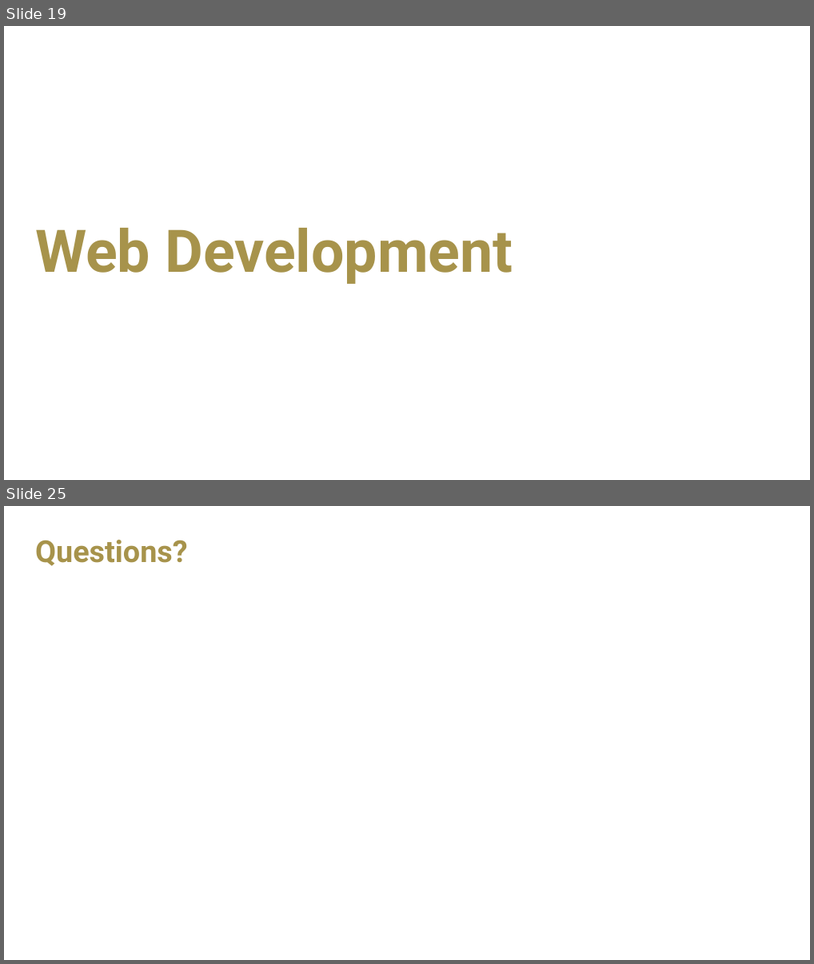
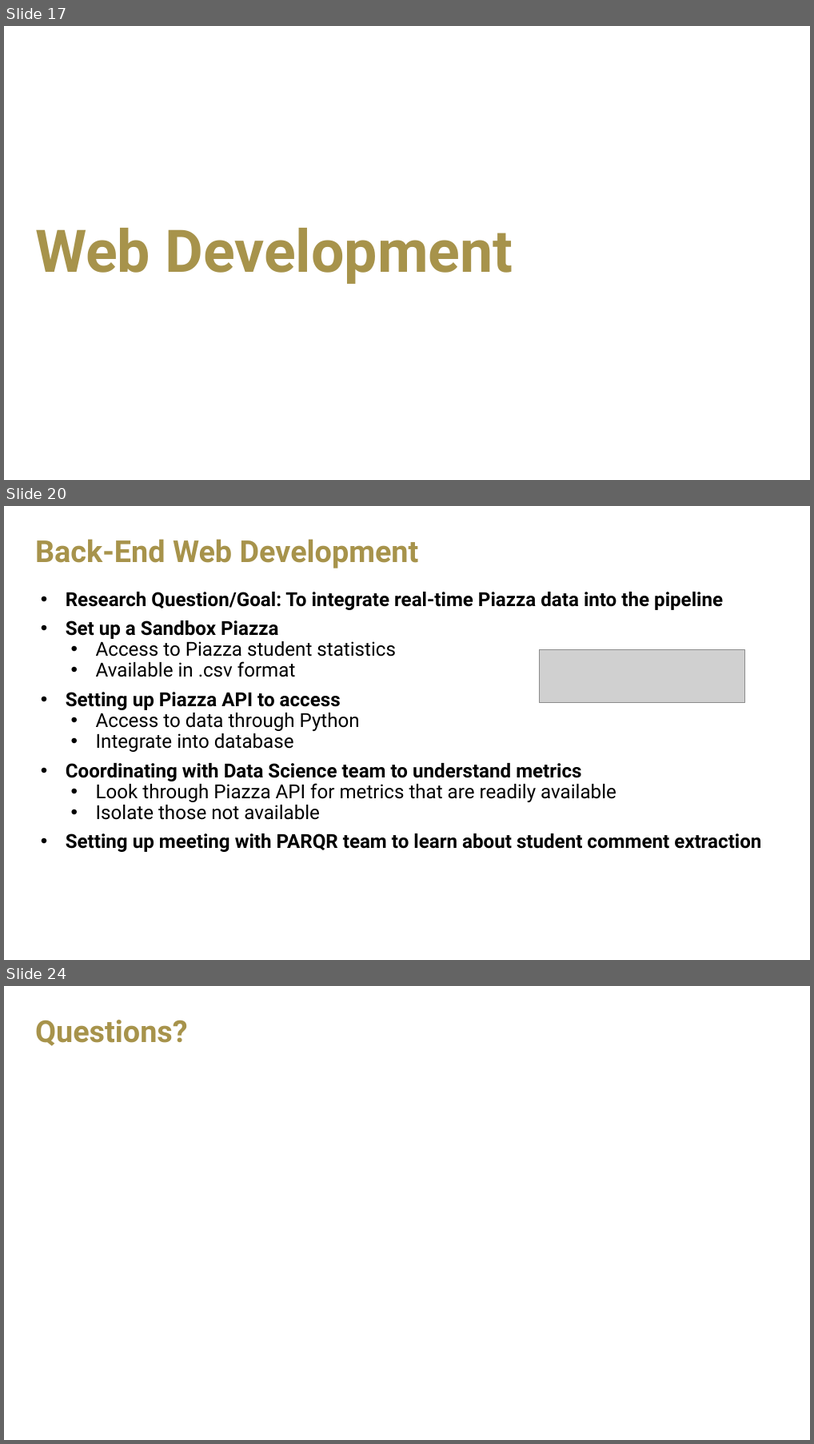
Before and after one commit to saloni-agshiker/DataDrivenEducationLab, a slide deck: spring-2022/presentations/VIP Presentation 1.pptx. Shown one above the other, each under a label of ours: slides 19 and 25 before the commit, slides 17, 20 and 24 after it; the slides between them are not shown. The pictures are 814x964 and 814x1444 pixels, drawn with LibreOffice and Linux fonts; fonts in the diff are those of the drawing; grey boxes stand for pictures; background and template pictures are left out. Boxes give left, top, right and bottom in pixels: in the first picture for what was removed or moved away, otherwise in the second. Text is boxed around its words. In the diff, an @@ line names an element or a change of style, - is before the commit and + after.

```diff
--- a/spring-2022/presentations/VIP Presentation 1.pptx
+++ b/spring-2022/presentations/VIP Presentation 1.pptx
@@ slide 20 added at (4,506,810,960), background picture (left out) @@
@@ title added at (35,539,419,568), 36 pt, text #A7934B, bold @@
+Back-End Web Development
@@ text added at (66,592,762,852), 23 pt, text #000000, bold @@
+• Research Question/Goal: To integrate real-time Piazza data into the pipeline
+• Set up a Sandbox Piazza
+  • Access to Piazza student statistics
+  • Available in .csv format
+• Setting up Piazza API to access
+  • Access to data through Python
+  • Integrate into database
+• Coordinating with Data Science team to understand metrics
+  • Look through Piazza API for metrics that are readily available
+  • Isolate those not available
+• Setting up meeting with PARQR team to learn about student comment extraction
@@ picture added at (540,650,746,704) @@
@@ what was slide 19 is now slide 17 @@
@@ what was slide 25 is now slide 24 @@
```
Also in this commit, not shown: 8 slides changed, 11 other slides added, 13 slides removed, 11 other files.
